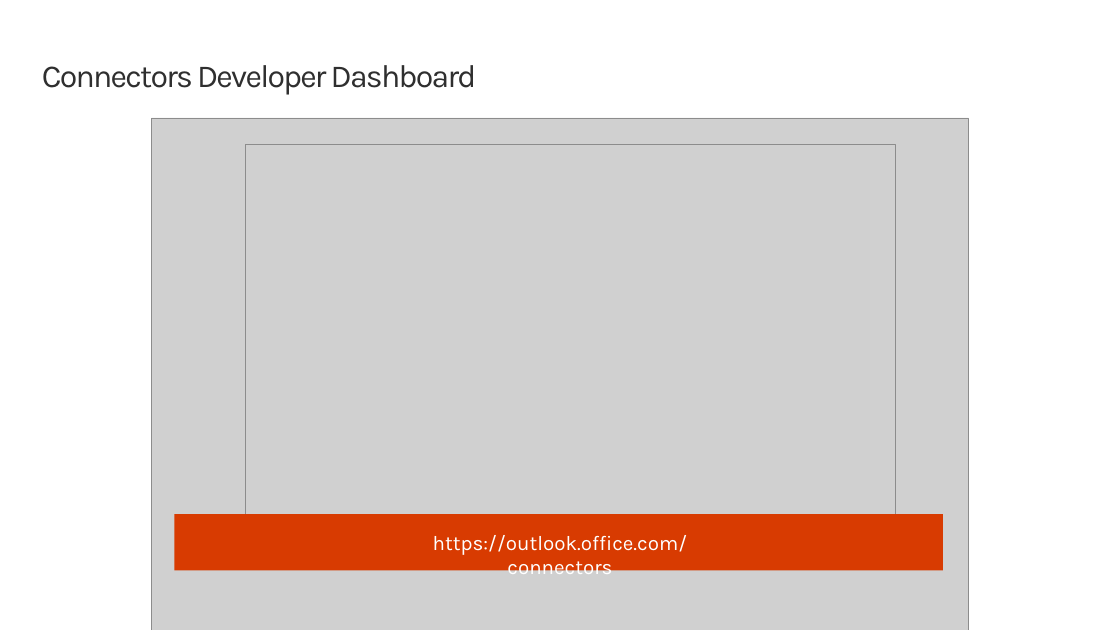
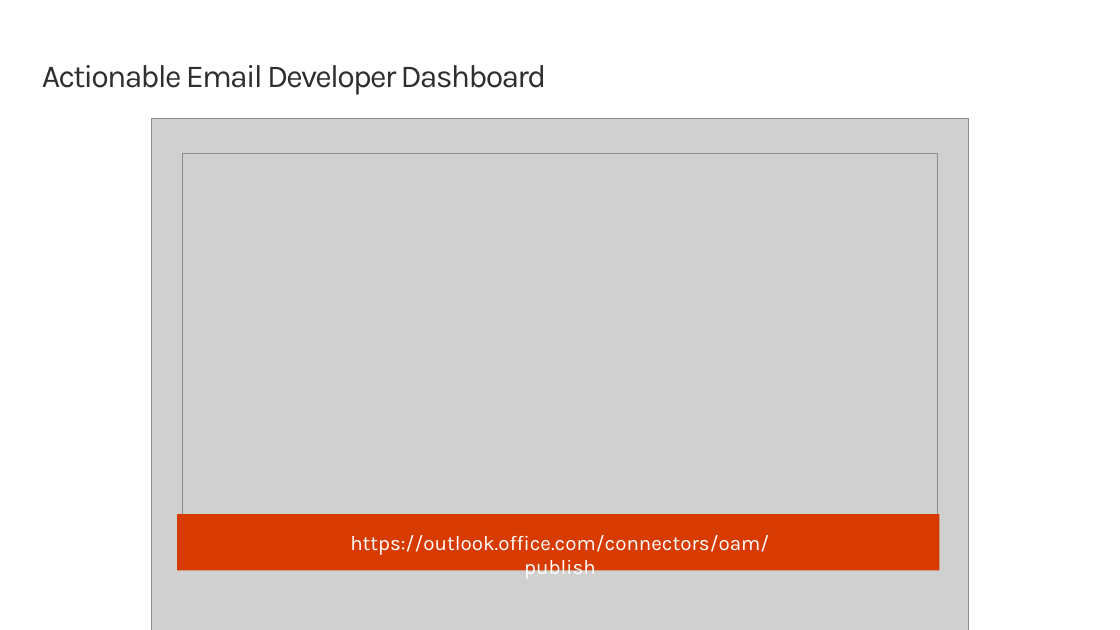
Before and after one commit to fabbbiob/TrainingContent, a slide deck: slide 7 of ConnectorActionableMsgs/02 Cards and Actions/03 Processing Actions.pptx. Drawn at 1120x630 pixels with LibreOffice and Linux fonts; fonts in the diff are those of the drawing; grey boxes stand for pictures; background and template pictures are left out. Boxes give left, top, right and bottom in pixels: in the first picture for what was removed or moved away, otherwise in the second. Text is boxed around its words. In the diff, an @@ line names an element or a change of style, - is before the commit and + after.

Commit message:
Connector module 2 refresh

```diff
--- a/ConnectorActionableMsgs/02 Cards and Actions/03 Processing Actions.pptx
+++ b/ConnectorActionableMsgs/02 Cards and Actions/03 Processing Actions.pptx
@@ title at box(42, 65, 547, 95): text changed @@
-Connectors Developer Dashboard
+Actionable Email Developer Dashboard
@@ picture: place and size @@
-picture at box(245, 145, 895, 562)
+picture at box(182, 153, 937, 525)
@@ text at box(350, 535, 769, 581): text changed @@
-https://outlook.office.com/connectors
+https://outlook.office.com/connectors/oam/publish
```
Also in this commit, not shown: 19 other files.
